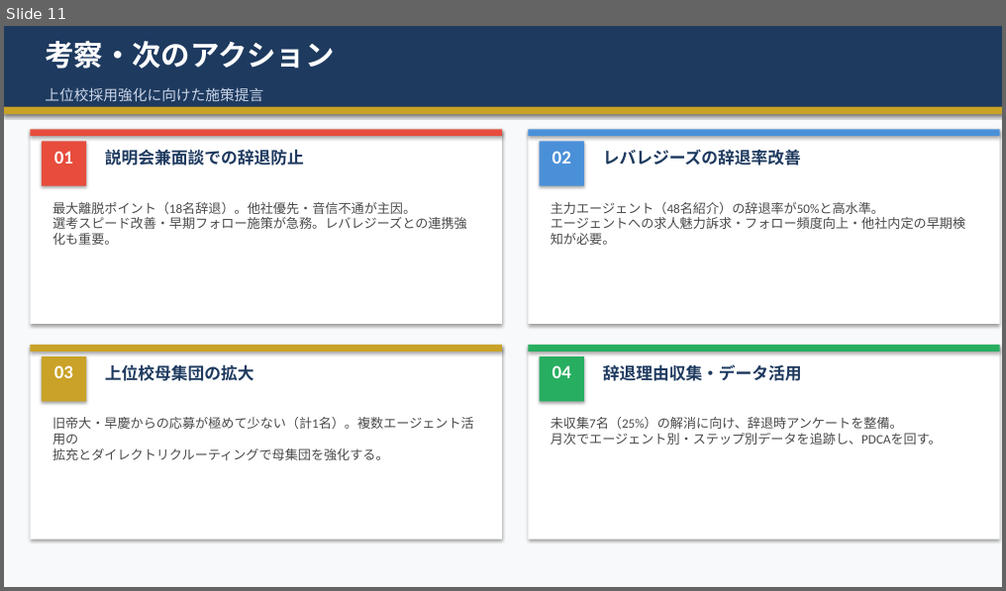
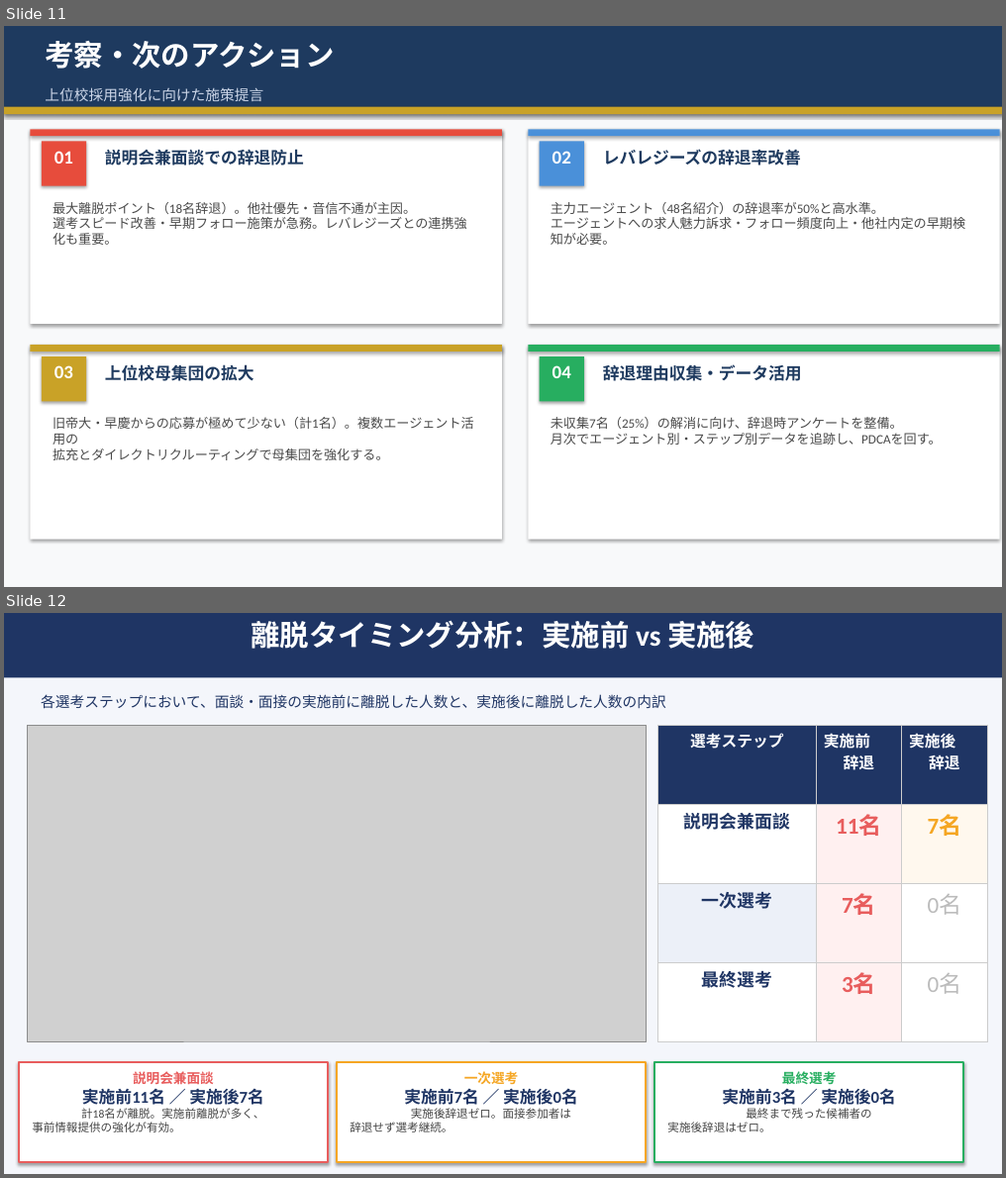
Before and after one commit to syoukaku007-star/daiki, a slide deck: 上位校採用分析レポート_2026.pptx. Shown one above the other, each under a label of ours: slide 11 before the commit, slides 11 and 12 after it. The pictures are 1006x591 and 1006x1178 pixels, drawn with LibreOffice and Linux fonts; fonts in the diff are those of the drawing; grey boxes stand for pictures. Boxes give left, top, right and bottom in pixels: in the first picture for what was removed or moved away, otherwise in the second. Text is boxed around its words. In the diff, an @@ line names an element or a change of style, - is before the commit and + after.

```diff
--- a/上位校採用分析レポート_2026.pptx
+++ b/上位校採用分析レポート_2026.pptx
@@ slide 12 added at (4,613,1002,1174), background #FFFFFF @@
@@ rectangle added at (4,613,1002,1174), fill #F4F6FB @@
@@ rectangle added at (4,613,1002,678), fill #1F3564, 28 pt, text #FFFFFF, bold @@
+離脱タイミング分析：実施前 vs 実施後
@@ text added at (41,694,666,709), 14 pt, text #1F3564 @@
+各選考ステップにおいて、面談・面接の実施前に離脱した人数と、実施後に離脱した人数の内訳
@@ picture added at (27,725,646,1042) @@
@@ table added at (658,725,987,1042), 4 rows, 3 columns @@
+選考ステップ | 実施前 辞退 | 実施後 辞退
+説明会兼面談 | 11名 | 7名
+一次選考 | 7名 | 0名
+最終選考 | 3名 | 0名
@@ rectangle added at (19,1062,328,1162), fill #FFFFFF, outline #E85D5D 2 pt @@
@@ text added at (32,1071,264,1133), 11 pt, text #444444 @@
+説明会兼面談
+実施前11名 ／ 実施後7名
+計18名が離脱。実施前離脱が多く、
+事前情報提供の強化が有効。
@@ rectangle added at (337,1062,646,1162), fill #FFFFFF, outline #F5A623 2 pt @@
@@ text added at (350,1071,578,1133), 11 pt, text #444444 @@
+一次選考
+実施前7名 ／ 実施後0名
+実施後辞退ゼロ。面接参加者は
+辞退せず選考継続。
@@ rectangle added at (654,1062,963,1162), fill #FFFFFF, outline #27AE60 2 pt @@
@@ text added at (667,1071,896,1133), 11 pt, text #444444 @@
+最終選考
+実施前3名 ／ 実施後0名
+最終まで残った候補者の
+実施後辞退はゼロ。
```
